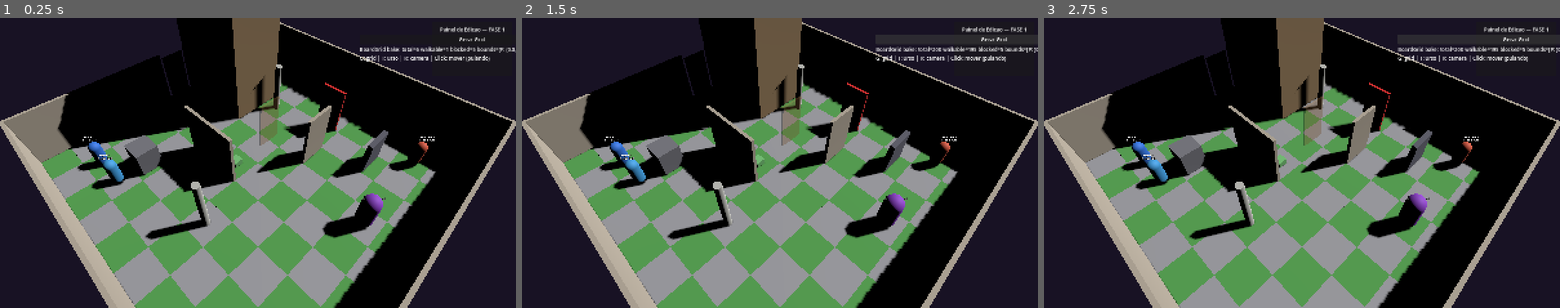
Above: before the commit, frames 1-3 (left to right).
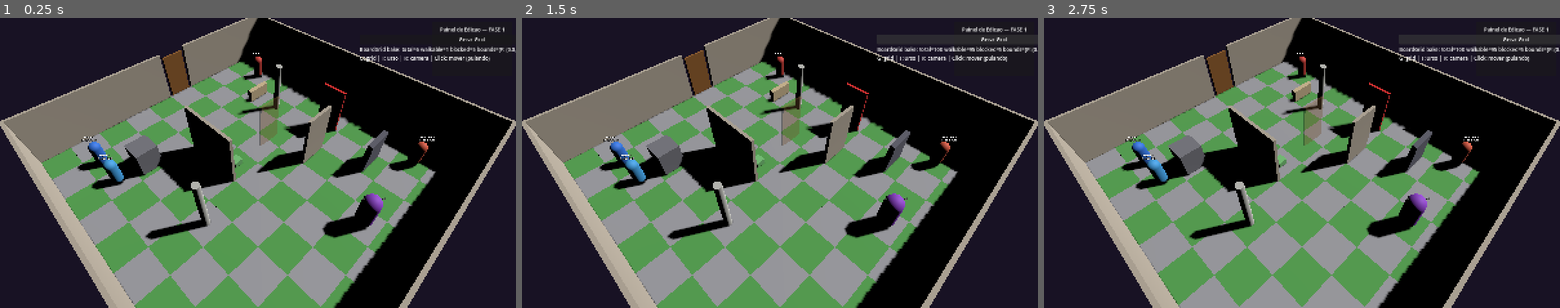
Above: after the commit, the same moments.

Repository: FalconiRod/Little-Sword
Game: Godot game, scene res://src/scenes/main.tscn
The game is run twice, just before and just after one commit, with the same random seed, the same clock (stepped at 60 frames per second) and the same inputs.
Inputs:
- Up to frame 1 (0.25 s): no input
- Up to frame 2 (1.5 s): click "Gerar Grid" at 0.5 s; click "Gerar Grid" at 1.25 s
- Up to frame 3 (2.75 s): click "Gerar Grid" at 2 s

The runs differ from the first frame. In frame 1, 12% of the frame differs, in the area x 11-55%, y 0-46%; in frame 2, 12%, in the area x 11-100%, y 0-46%; in frame 3, 12%.

Commit message:
gaveta Fase5: demo_fase5=false floors_n=1 (escadas removidas, codigo mantido)

Diff:
--- a/src/board/board.gd
+++ b/src/board/board.gd
@@ -10,7 +10,7 @@
 @export var theme_stone: Resource
 @export var use_checker_pattern: bool = true
 @export var demo_fase2: bool = true
-@export var demo_fase5: bool = true
+@export var demo_fase5: bool = false
 @export var active_floor: int = 0
 
 const TILE_F: float = 2.0
@@ -45,6 +45,8 @@
 func _ready() -> void:
 	if demo_fase5:
 		floors_n = 2
+	else:
+		floors_n = 1
 	if theme_grass == null:
 		theme_grass = _make_grass_theme()
 	if theme_stone == null:
--- a/src/scenes/main.gd
+++ b/src/scenes/main.gd
@@ -30,7 +30,7 @@
 	if _label_info and _board:
 		var af: int = int(_board.get("active_floor")) if _board.get("active_floor") != null else 0
 		_label_info.text = "Little Sword REFEITO — FASE 5 | TILE=%.1f | %dx%d | Andar %d | Clique→mover | G/T/PgUp/Dn" % [_get_tile(), _board.get("width"), _board.get("height"), af]
-	print_rich("[color=cyan][Main][/color] FASE 5 pronta. TILE=", _get_tile(), " Board ", _board.get("width"), "x", _board.get("height"), " floors=", _board.get("floors_n"))
+	print_rich("[color=cyan][Main][/color] FASE 5 gaveta (escadas removidas) — FASE 4 pronta. TILE=", _get_tile(), " Board ", _board.get("width"), "x", _board.get("height"), " floors=", _board.get("floors_n"))
 	_print_debug_info()
 	# screenshot debug após 0.5s + re-log de camera após física
 	await get_tree().create_timer(0.5).timeout
